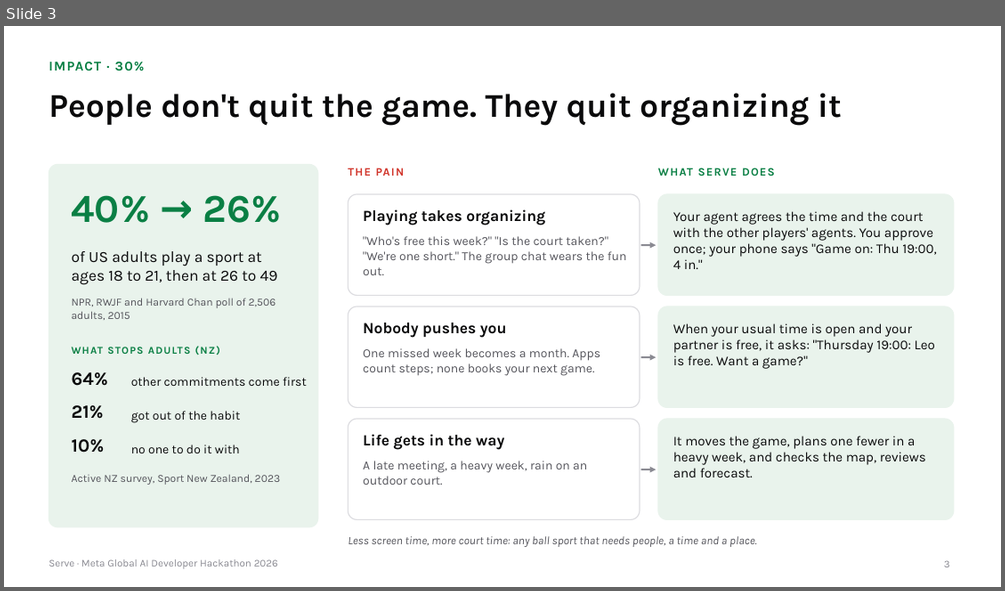
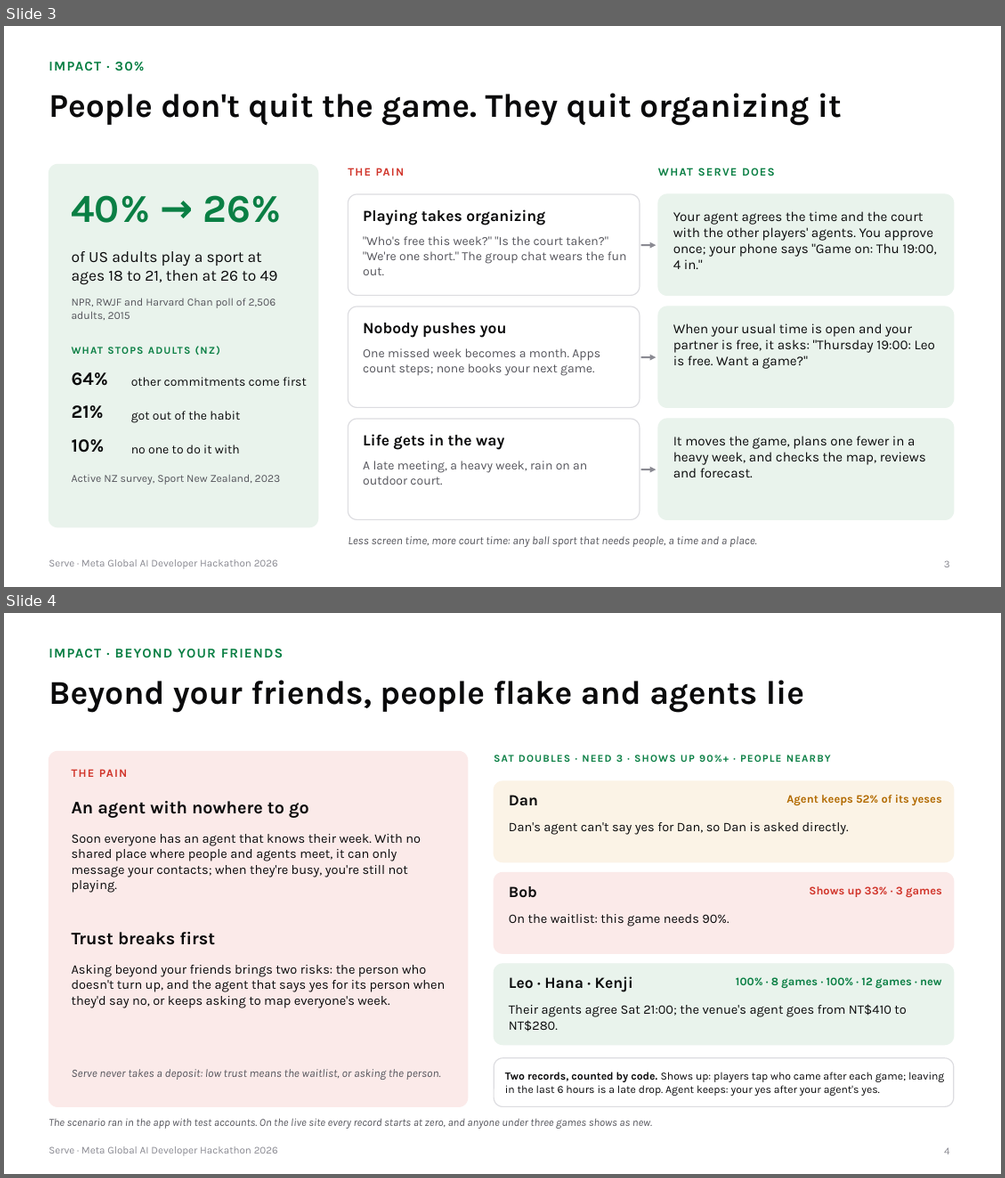
Before and after one commit to gino6178/serve-meta-hackathon, a slide deck: video/deck/Serve_Meta_deck.pptx. Shown one above the other, each under a label of ours: slide 3 before the commit, slides 3 and 4 after it. The pictures are 1005x591 and 1005x1178 pixels, drawn with LibreOffice and Linux fonts; fonts in the diff are those of the drawing. Boxes give left, top, right and bottom in pixels: in the first picture for what was removed or moved away, otherwise in the second. Text is boxed around its words. In the diff, an @@ line names an element or a change of style, - is before the commit and + after.

```diff
--- a/video/deck/Serve_Meta_deck.pptx
+++ b/video/deck/Serve_Meta_deck.pptx
@@ slide 4 added at bbox=[4, 613, 1001, 1174], background #FFFFFF; not listed: 1 template element that a slide beside it also shows @@
@@ text added at bbox=[48, 649, 283, 658], 13 pt, text #0A7F44, bold @@
+IMPACT · BEYOND YOUR FRIENDS
@@ title added at bbox=[48, 680, 804, 713], 32 pt, text #0A0A0B, bold @@
+Beyond your friends, people flake and agents lie
@@ rounded rectangle added at bbox=[48, 751, 468, 1107], fill #FBEAE9, outline #FBEAE9 1 pt @@
@@ text added at bbox=[72, 769, 128, 777], 11 pt, text #D1352B, bold @@
+THE PAIN
@@ text added at bbox=[494, 755, 831, 762], 10 pt, text #0A7F44, bold @@
+SAT DOUBLES · NEED 3 · SHOWS UP 90%+ · PEOPLE NEARBY
@@ rounded rectangle added at bbox=[494, 781, 954, 862], fill #FBF3E6, outline #FBF3E6 1 pt @@
@@ text added at bbox=[509, 795, 538, 805], 15 pt, text #0A0A0B, bold @@
+Dan
@@ text added at bbox=[786, 795, 942, 806], 11 pt, text #B26A00, bold @@
+Agent keeps 52% of its yeses
@@ text added at bbox=[72, 801, 309, 818], 17 pt, text #0A0A0B, bold @@
+An agent with nowhere to go
@@ text added at bbox=[509, 822, 849, 835], 12.5 pt, text #0A0A0B @@
+Dan's agent can't say yes for Dan, so Dan is asked directly.
@@ text added at bbox=[72, 834, 421, 892], 12.5 pt, text #0A0A0B @@
+Soon everyone has an agent that knows their week. With no shared place where people and agents meet, it can only message your contacts; when they're busy, you're still not playing.
@@ rounded rectangle added at bbox=[494, 873, 954, 953], fill #FBEAE9, outline #FBEAE9 1 pt @@
@@ text added at bbox=[509, 886, 537, 898], 15 pt, text #0A0A0B, bold @@
+Bob
@@ text added at bbox=[809, 886, 942, 897], 11 pt, text #D1352B, bold @@
+Shows up 33% · 3 games
@@ text added at bbox=[72, 932, 215, 945], 17 pt, text #0A0A0B, bold @@
+Trust breaks first
@@ text added at bbox=[509, 914, 728, 926], 12.5 pt, text #0A0A0B @@
+On the waitlist: this game needs 90%.
@@ text added at bbox=[72, 965, 445, 1008], 12.5 pt, text #0A0A0B @@
+Asking beyond your friends brings two risks: the person who doesn't turn up, and the agent that says yes for its person when they'd say no, or keeps asking to map everyone's week.
@@ rounded rectangle added at bbox=[494, 964, 954, 1045], fill #E9F3EC, outline #E9F3EC 1 pt @@
@@ text added at bbox=[509, 976, 633, 992], 15 pt, text #0A0A0B, bold @@
+Leo · Hana · Kenji
@@ text added at bbox=[736, 977, 942, 989], 11 pt, text #0A7F44, bold @@
+100% · 8 games · 100% · 12 games · new
@@ text added at bbox=[509, 1004, 906, 1031], 12.5 pt, text #0A0A0B @@
+Their agents agree Sat 21:00; the venue's agent goes from NT$410 to NT$280.
@@ rounded rectangle added at bbox=[494, 1058, 954, 1107], fill #FFFFFF, outline #DCDCE0 1 pt @@
@@ text added at bbox=[72, 1069, 441, 1079], 11 pt, text #55555C, italic @@
+Serve never takes a deposit: low trust means the waitlist, or asking the person.
@@ text added at bbox=[505, 1071, 944, 1095], 10.5 pt, text #0A0A0B @@
+Two records, counted by code. Shows up: players tap who came after each game; leaving in the last 6 hours is a late drop. Agent keeps: your yes after your agent's yes.
@@ text added at bbox=[48, 1118, 652, 1128], 10.5 pt, text #55555C, italic @@
+The scenario ran in the app with test accounts. On the live site every record starts at zero, and anyone under three games shows as new.
@@ page number added at bbox=[944, 1147, 950, 1154], 10 pt, text #8A8A92 @@
+4
```
Also in this commit, not shown: 7 slides changed, 15 other files.
